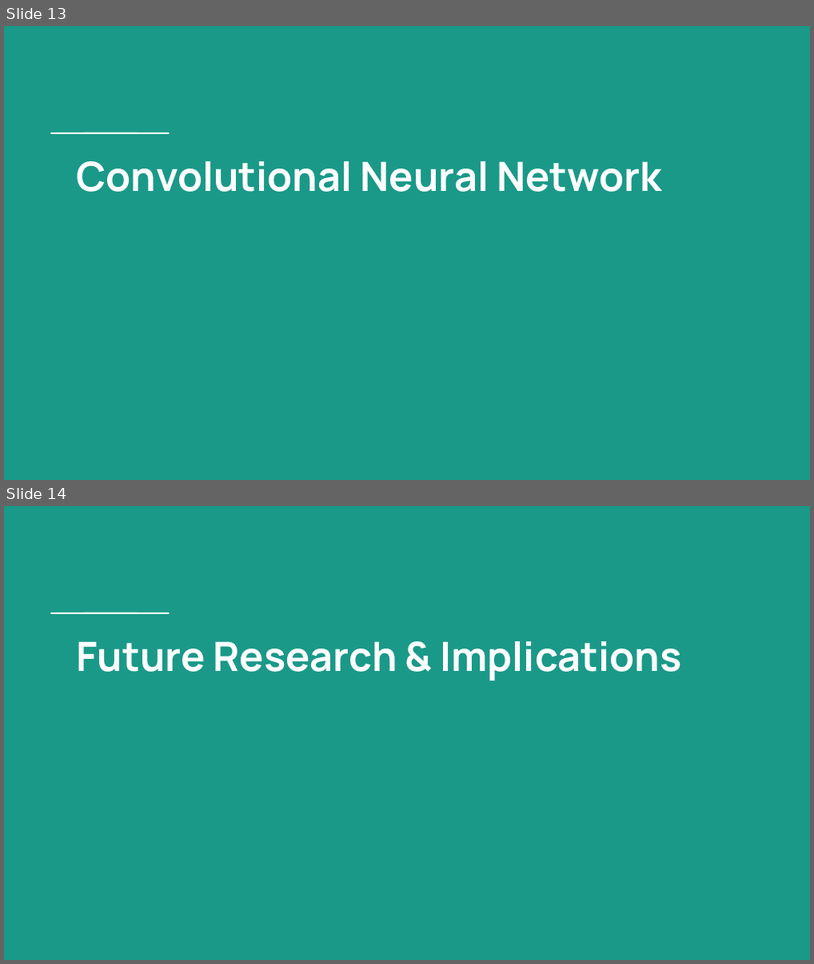
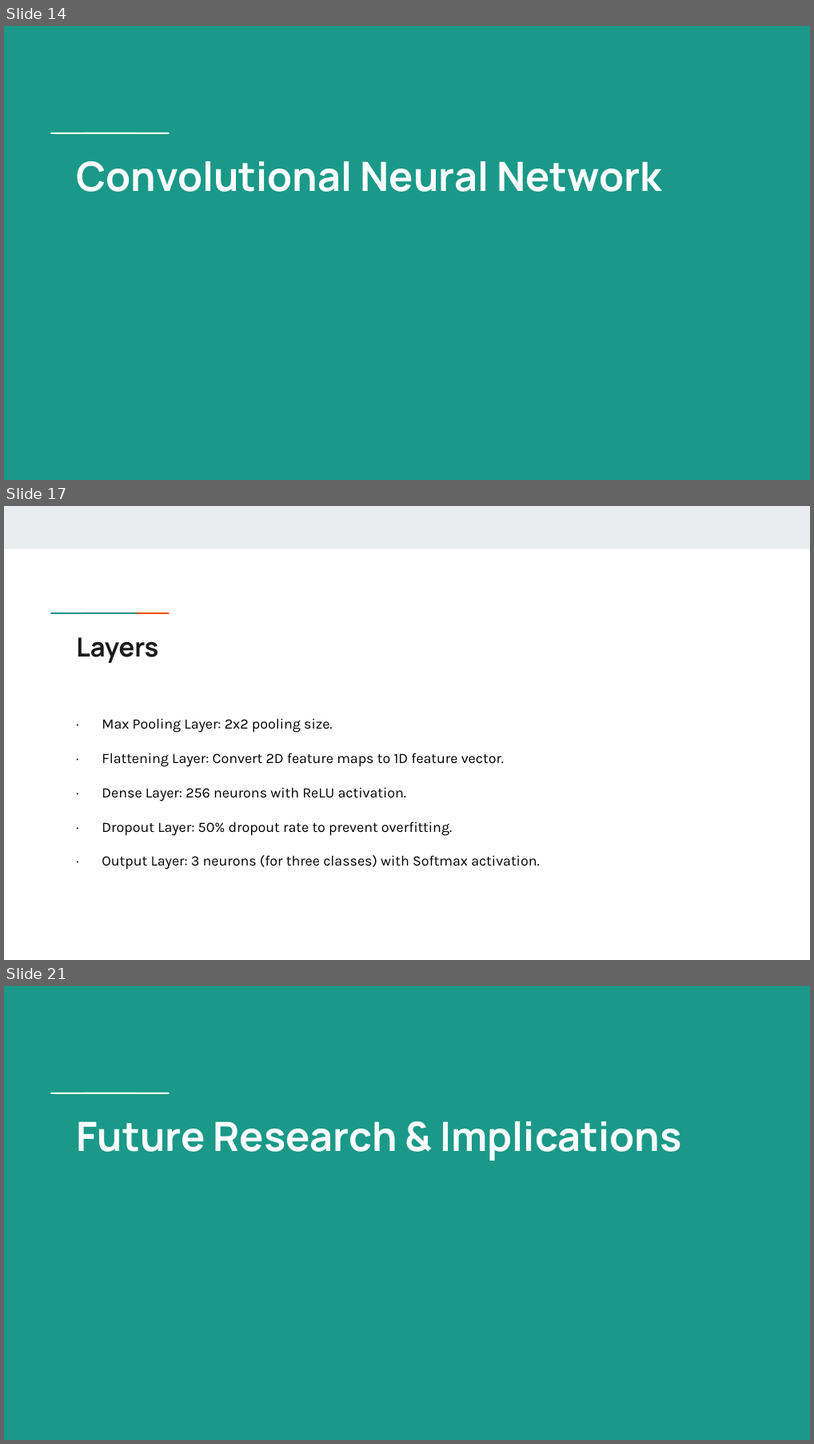
Before and after one commit to lisanvo/aai501-final-project, a slide deck: pptxslides.pptx. Shown one above the other, each under a label of ours: slides 13 and 14 before the commit, slides 14, 17 and 21 after it; the slides between them are not shown. The pictures are 814x964 and 814x1444 pixels, drawn with LibreOffice and Linux fonts; fonts in the diff are those of the drawing. Boxes give left, top, right and bottom in pixels: in the first picture for what was removed or moved away, otherwise in the second. Text is boxed around its words. In the diff, an @@ line names an element or a change of style, - is before the commit and + after.

```diff
--- a/pptxslides.pptx
+++ b/pptxslides.pptx
@@ slide 17 added at box(4, 506, 810, 960), background #FFFFFF @@
@@ rectangle added at box(4, 506, 810, 548), fill #E9EDEE @@
@@ rectangle added at box(78, 611, 110, 615), fill #1A9988 @@
@@ rectangle added at box(110, 611, 142, 615), fill #EB5600 @@
@@ title added at box(76, 637, 158, 663), 23.4 pt, text #1A1A1A, bold @@
+Layers
@@ text added at box(102, 718, 540, 869), 12.8 pt, text #000000 @@
+· Max Pooling Layer: 2x2 pooling size.
+· Flattening Layer: Convert 2D feature maps to 1D feature vector.
+· Dense Layer: 256 neurons with ReLU activation.
+· Dropout Layer: 50% dropout rate to prevent overfitting.
+· Output Layer: 3 neurons (for three classes) with Softmax activation.
@@ what was slide 13 is now slide 14 @@
@@ what was slide 14 is now slide 21 @@
```
Also in this commit, not shown: 8 slides changed, 11 other slides added, 4 slides removed.
